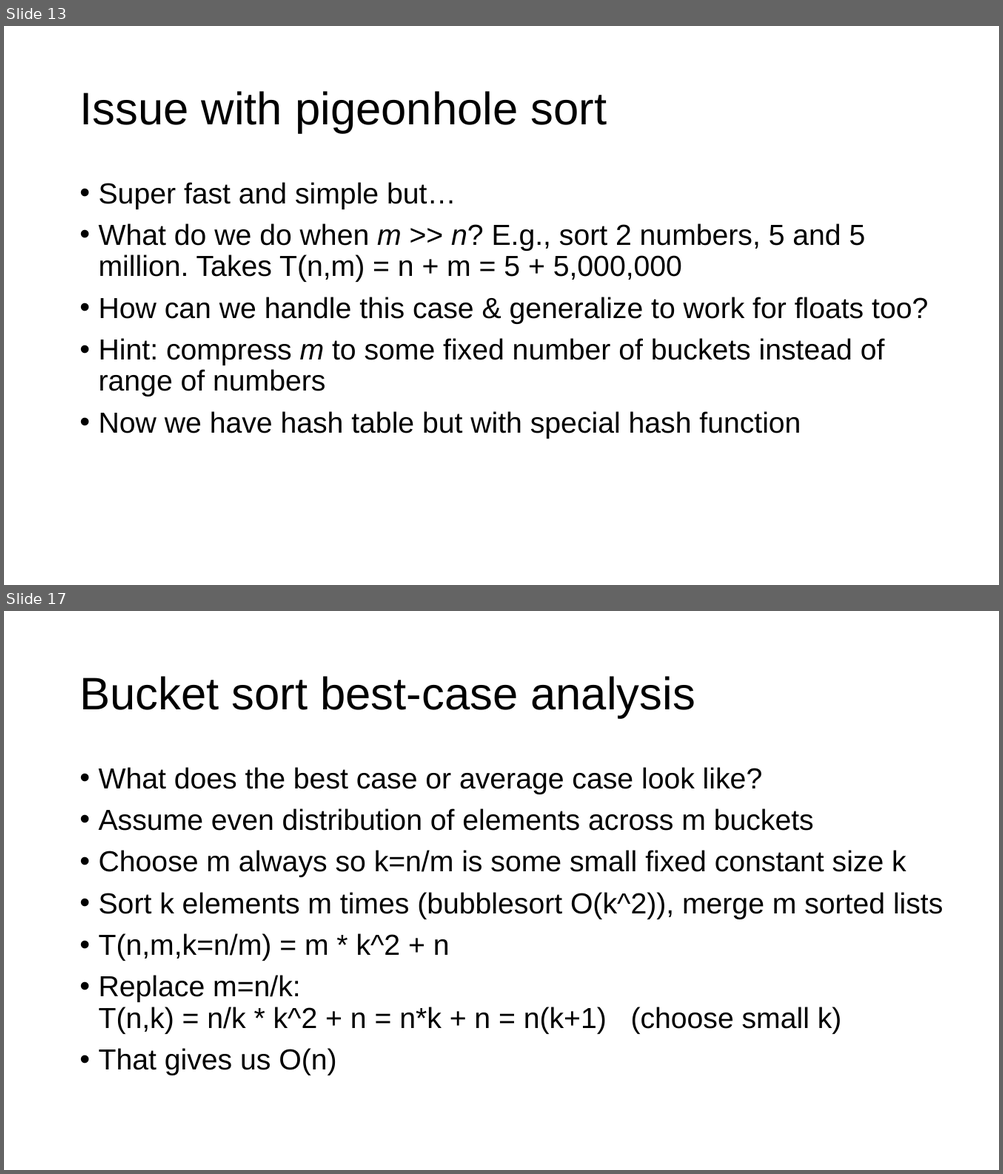
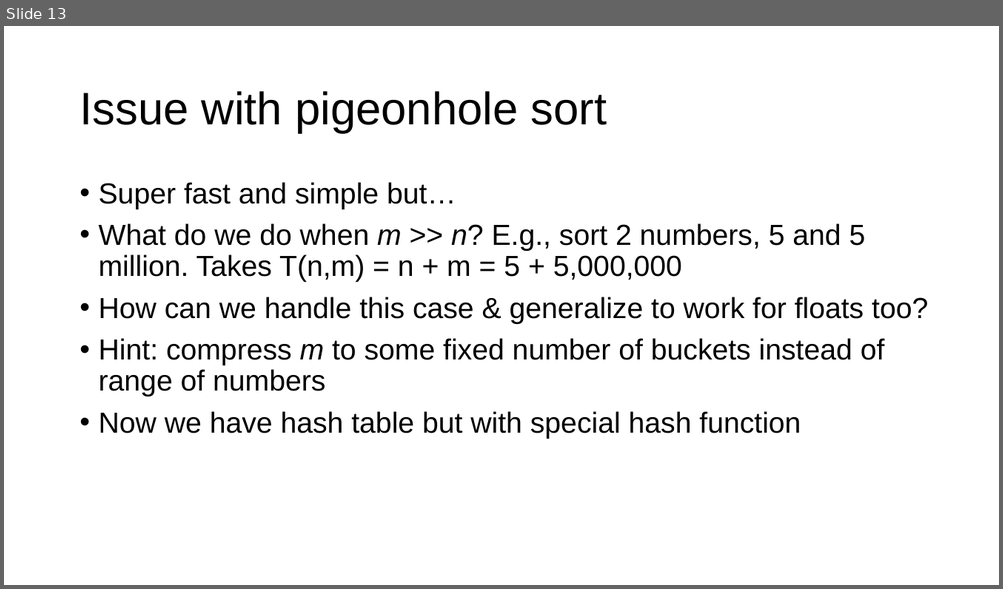
Before and after one commit to USFCA-MSDS/msds689, a slide deck: notes/sorting.pptx. Shown one above the other, each under a label of ours: slides 13 and 17 before the commit, slide 13 after it; the slides between them are not shown. The pictures are 1003x1174 and 1003x589 pixels, drawn with LibreOffice and Linux fonts; fonts in the diff are those of the drawing; background and template pictures are left out. Boxes give left, top, right and bottom in pixels: in the first picture for what was removed or moved away, otherwise in the second. Text is boxed around its words. In the diff, an @@ line names an element or a change of style, - is before the commit and + after.

```diff
--- a/notes/sorting.pptx
+++ b/notes/sorting.pptx
@@ slide 17 removed at bbox=[4, 611, 999, 1170], background #FFFFFF @@
@@ title removed at bbox=[79, 676, 694, 718] @@
-Bucket sort best-case analysis
@@ text removed at bbox=[99, 767, 942, 1076] @@
-• What does the best case or average case look like?
-• Assume even distribution of elements across m buckets
-• Choose m always so k=n/m is some small fixed constant size k
-• Sort k elements m times (bubblesort O(k^2)), merge m sorted lists
-• T(n,m,k=n/m) = m * k^2 + n
-• Replace m=n/k:
-  T(n,k) = n/k * k^2 + n = n*k + n = n(k+1) (choose small k)
-• That gives us O(n)
```
Also in this commit, not shown: 2 slides changed, 6 other slides removed, 3 other files.
